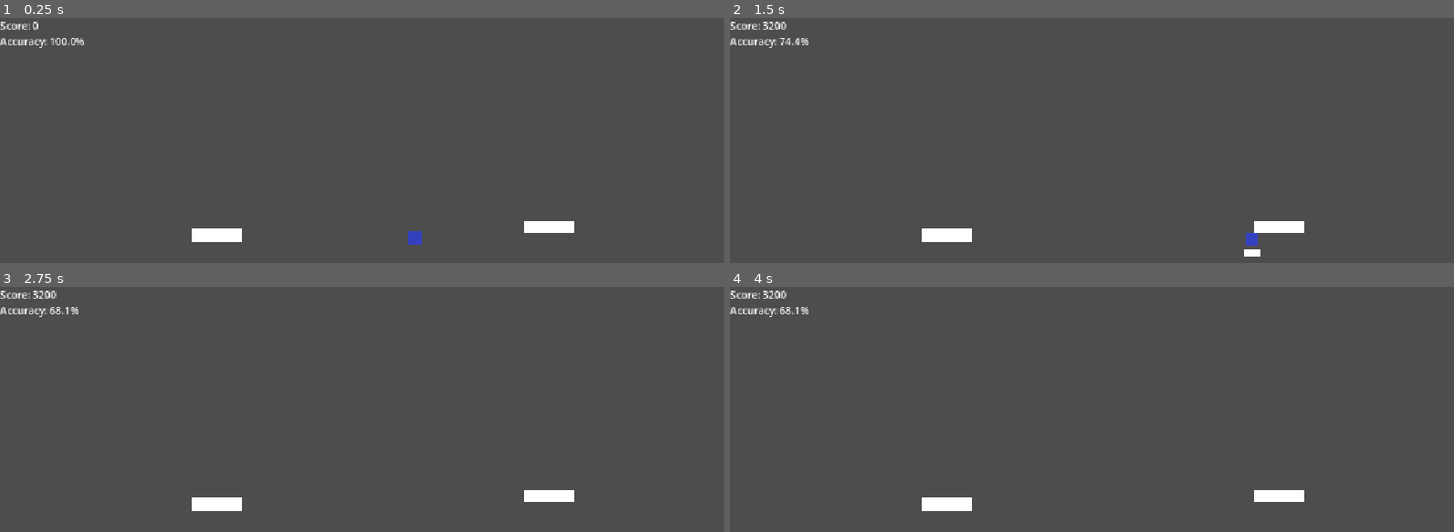
Above: before the commit, frames 1-4 (two rows, left to right).
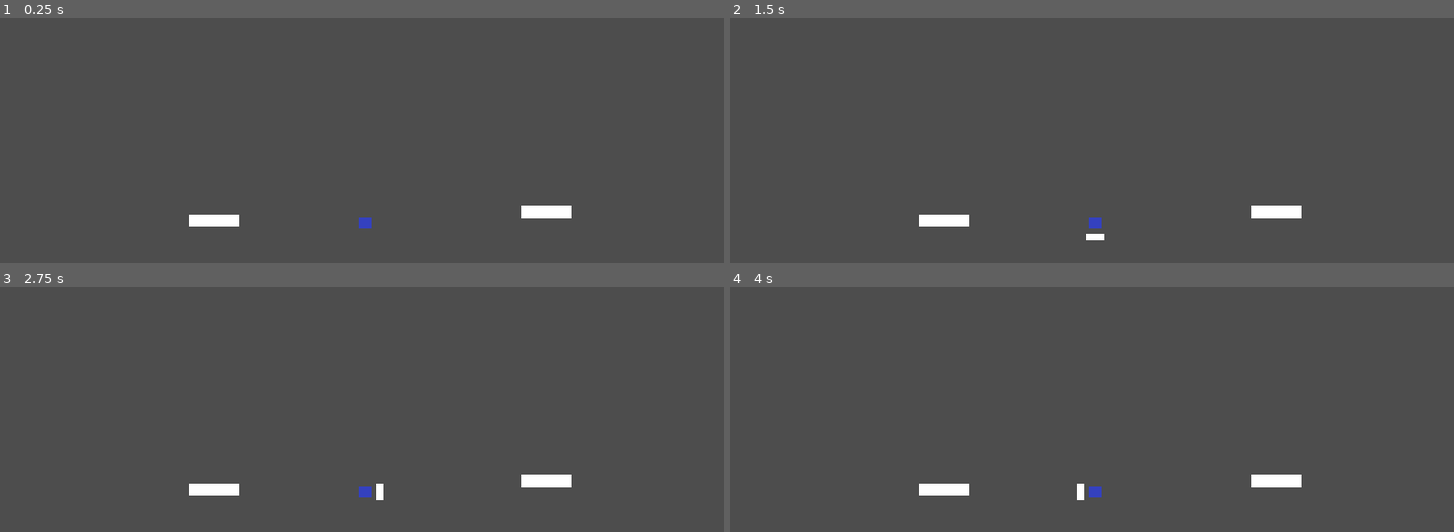
Above: after the commit, the same moments.

Repository: ftambler/godot-rythm-game
Game: Godot game, scene res://Game.tscn
Two runs of this game, one before a commit and one after it. Both use one fixed random seed, a clock stepped at 60 frames per second and the inputs below.
Inputs:
- Up to frame 1 (0.25 s): no input
- Up to frame 2 (1.5 s): hold Right (shield_right) 0.53-1.28 s; hold Space (hit_orb) 0.53-1.28 s; hold S (shield_down) from 1.28 s (still down); tap Space (hit_orb) at 1.35 s
- Up to frame 3 (2.75 s): release S (shield_down) at 2.03 s; hold Right (shield_right) from 2.03 s (still down); hold Space (hit_orb) from 2.03 s (still down)
- Up to frame 4 (4 s): tap Enter at 2.75 s; release Right (shield_right) at 2.78 s; release Space (hit_orb) at 2.78 s; hold Up (shield_up) 2.78-3.53 s; tap Space (hit_orb) at 2.85, 3.5 s; hold Left (shield_left) from 3.53 s (still down); hold Space (hit_orb) from 3.53 s (still down)

The runs differ from the first frame. In frame 1, 1.9% of the frame differs, in the area x 0-80%, y 1-93%; in frame 2, 2.1%, in the area x 0-80%, y 1-98%; in frame 3, 1.9%; in frame 4, 1.9%.
Error after the commit: Parse Error: Could not find type "Orb" in the current scope. (res://scripts/player/Player.gd:46)

Commit message:
Base player functions

Diff:
--- a/objects/Player.tscn
+++ b/scenes/Player.tscn
@@ -6,6 +6,8 @@
 [sub_resource type="CircleShape2D" id="CircleShape2D_v8gbi"]
 
 [sub_resource type="ViewportTexture" id="ViewportTexture_js8gp"]
+
+[sub_resource type="RectangleShape2D" id="RectangleShape2D_mf4yy"]
 
 [node name="Player" type="CharacterBody2D" unique_id=1305694418]
 script = ExtResource("1_gndvh")
@@ -31,3 +33,19 @@
 offset_right = 10.0
 offset_bottom = 10.0
 color = Color(0.20335871, 0.25655162, 0.75066197, 1)
+
+[node name="OrbDetector" type="Area2D" parent="." unique_id=1457973608]
+collision_layer = 0
+collision_mask = 2
+
+[node name="CollisionShape2D" type="CollisionShape2D" parent="OrbDetector" unique_id=664701558]
+shape = SubResource("RectangleShape2D_mf4yy")
+
+[node name="Camera2D" type="Camera2D" parent="." unique_id=1578041023]
+position_smoothing_enabled = true
+drag_horizontal_enabled = true
+drag_vertical_enabled = true
+drag_left_margin = 0.1
+drag_top_margin = 0.1
+drag_right_margin = 0.1
+drag_bottom_margin = 0.1
--- a/scripts/player/Player.gd
+++ b/scripts/player/Player.gd
@@ -1,19 +1,26 @@
 class_name Player
 extends CharacterBody2D
 
+@onready var shield: PlayerShield = $Shield
+@onready var collision_shape: CollisionShape2D = $CollisionShape2D
+@onready var orb_detector: Area2D = $OrbDetector
 
-@export var speed: float = 300.0
+@export var speed_type: PlayerSpeed.Type = PlayerSpeed.Type.SPEED_2
 
-@onready var shield: PlayerShield = $Shield
-@onready var score_handler: ScoreHandler = $"../ScoreHandler"
+var speed: float:
+	get:
+		return PlayerSpeed.get_value(speed_type)
 
-var movement_direction: PlayerDirection.Direction = \
-	PlayerDirection.Direction.RIGHT
+signal object_hit(object: Node)
 
+var movement_direction: PlayerDirection.Direction = PlayerDirection.Direction.DOWN_RIGHT
 
 func _physics_process(delta: float) -> void:
 	move_player(delta)
 
+func _input(event: InputEvent) -> void:
+	if event.is_action_pressed("hit_orb"):
+		hit_orb()
 
 func move_player(delta: float) -> void:
 	var direction := PlayerDirection.to_vector(movement_direction)
@@ -27,6 +34,24 @@
 
 signal hit_registered(result: HitResult.Type)
 
+func hit_orb() -> void:
+	print("HIT ORB CALLED")
+
+	var areas := orb_detector.get_overlapping_areas()
+	print("Areas detected: ", areas.size())
+
+	for area in areas:
+		print("Detected: ", area)
+
+		if area is Orb:
+			print("ORB FOUND")
+			hit_registered.emit(HitResult.Type.FULL)
+			object_hit.emit(area)
+			return
+
+	print("NO ORB")
+	hit_registered.emit(HitResult.Type.MISS)
+
 func handle_collision(collision: KinematicCollision2D) -> void:
 	var wall := collision.get_collider()
 
@@ -39,6 +64,7 @@
 		)
 
 		hit_registered.emit(hit_result)
+		object_hit.emit(wall)
 
 		movement_direction = PlayerBounce.get_bounce(
 			movement_direction,
--- a/scripts/player/PlayerDirection.gd
+++ b/scripts/player/PlayerDirection.gd
@@ -13,6 +13,34 @@
 	UP_LEFT
 }
 
+static func from_vector(vector: Vector2) -> Direction:
+	match vector:
+		Vector2(0, -1):
+			return Direction.UP
+
+		Vector2(1, -1):
+			return Direction.UP_RIGHT
+
+		Vector2(1, 0):
+			return Direction.RIGHT
+
+		Vector2(1, 1):
+			return Direction.DOWN_RIGHT
+
+		Vector2(0, 1):
+			return Direction.DOWN
+
+		Vector2(-1, 1):
+			return Direction.DOWN_LEFT
+
+		Vector2(-1, 0):
+			return Direction.LEFT
+
+		Vector2(-1, -1):
+			return Direction.UP_LEFT
+
+	push_error("Invalid player direction: " + str(vector))
+	return Direction.DOWN
 
 static func to_vector(direction: Direction) -> Vector2:
 	match direction:
--- /dev/null
+++ b/scripts/player/PlayerSpeed.gd
@@ -0,0 +1,17 @@
+class_name PlayerSpeed
+extends Node
+
+enum Type {
+	SPEED_1,
+	SPEED_2,
+	SPEED_3
+}
+
+const VALUES := {
+	Type.SPEED_1: 150.0,
+	Type.SPEED_2: 300.0,
+	Type.SPEED_3: 450.0
+}
+
+static func get_value(speed_type: Type) -> float:
+	return VALUES[speed_type]
